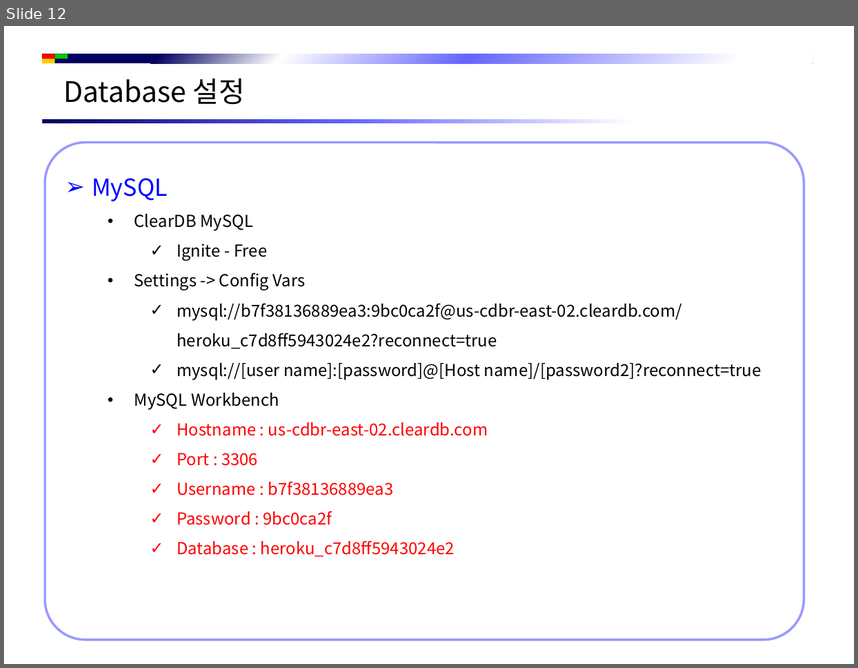
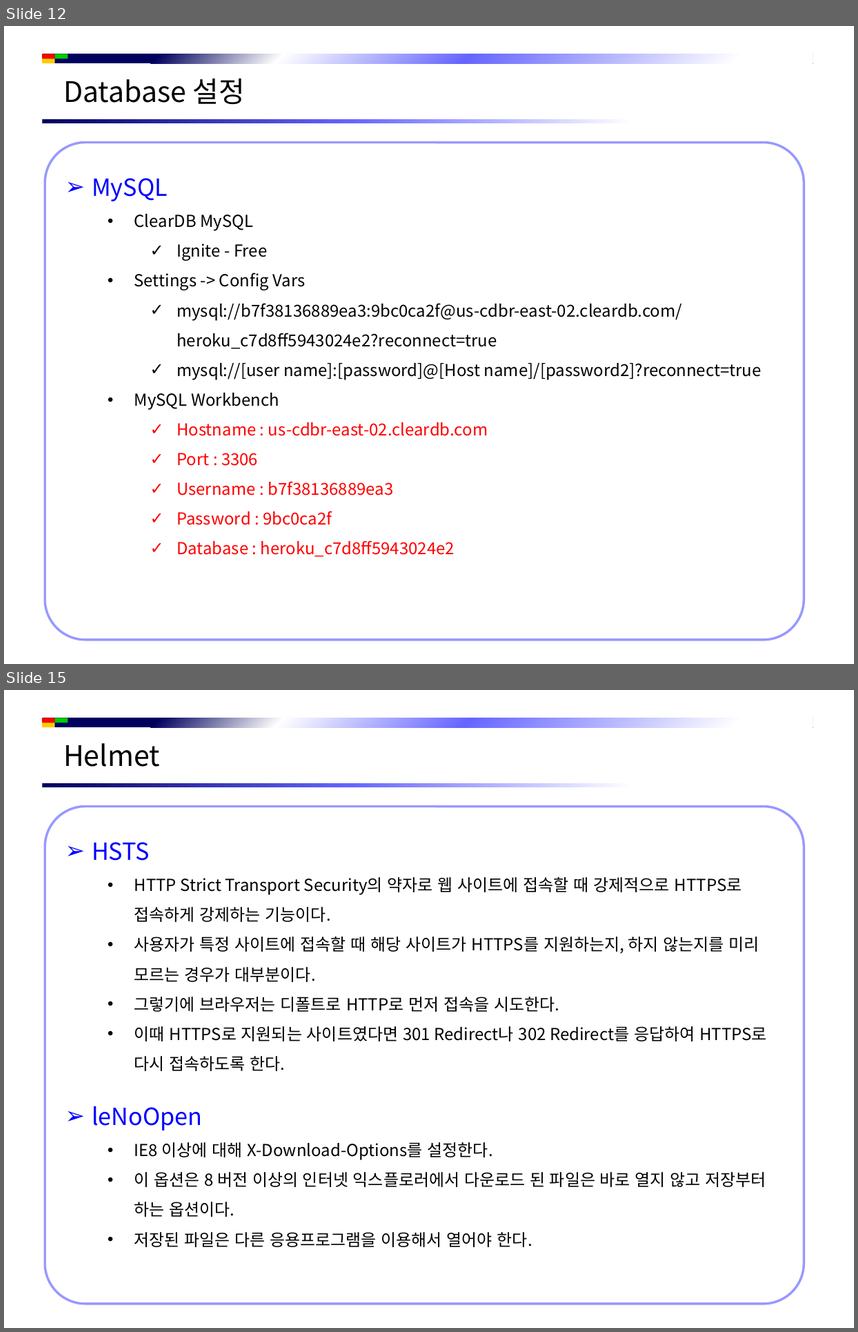
Before and after one commit to jsh-1235/Document, a slide deck: Back-End/NodeJS/NodeJS 시작 하기.pptx. Shown one above the other, each under a label of ours: slide 12 before the commit, slides 12 and 15 after it; the slides between them are not shown. The pictures are 858x668 and 858x1332 pixels, drawn with LibreOffice and Linux fonts; fonts in the diff are those of the drawing; background and template pictures are left out. Boxes give left, top, right and bottom in pixels: in the first picture for what was removed or moved away, otherwise in the second. Text is boxed around its words. In the diff, an @@ line names an element or a change of style, - is before the commit and + after.

```diff
--- a/Back-End/NodeJS/NodeJS 시작 하기.pptx
+++ b/Back-End/NodeJS/NodeJS 시작 하기.pptx
@@ slide 15 added at [4, 690, 854, 1328], background #FFFFFF; not listed: 5 template elements that a slide beside it also shows @@
@@ text added at [63, 743, 160, 767], 24 pt, text #000000 @@
+Helmet
@@ rounded rectangle added at [45, 807, 804, 1304], fill #FFFFFF, outline #9999FF 2 pt, 14 pt, text #000000 @@
+➢ HSTS
+  • HTTP Strict Transport Security의 약자로 웹 사이트에 접속할 때 강제적으로 HTTPS로 접속하게 강제하는 기능이다.
+  • 사용자가 특정 사이트에 접속할 때 해당 사이트가 HTTPS를 지원하는지, 하지 않는지를 미리 모르는 경우가 대부분이다.
+  • 그렇기에 브라우저는 디폴트로 HTTP로 먼저 접속을 시도한다.
+  • 이때 HTTPS로 지원되는 사이트였다면 301 Redirect나 302 Redirect를 응답하여 HTTPS로 다시 접속하도록 한다.
+➢ leNoOpen
+  • IE8 이상에 대해 X-Download-Options를 설정한다.
+  • 이 옵션은 8 버전 이상의 인터넷 익스플로러에서 다운로드 된 파일은 바로 열지 않고 저장부터 하는 옵션이다.
+  • 저장된 파일은 다른 응용프로그램을 이용해서 열어야 한다.
```
Also in this commit, not shown: 5 other slides added, 6 other files.
